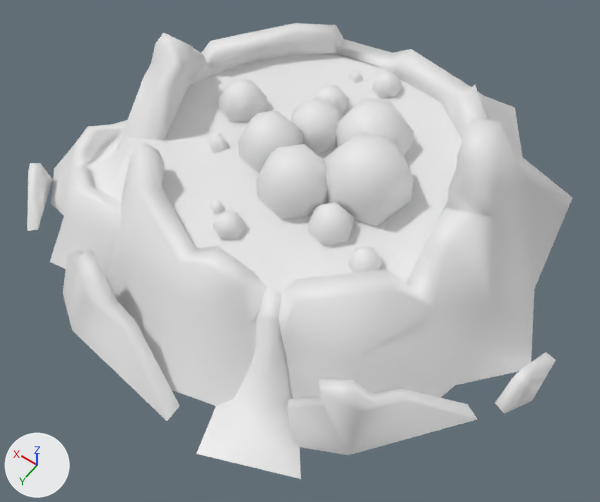
One commit to the OBJ model Assets/WorkAssets/Terrain/Mesh/v2_volcano_01.obj: the scene before it, then after it.
Both versions are drawn from a camera (50 mm lens) standing at (-1.63, 2.56, 3.55) and looking at (-0.1, 0.42, 0.19). The axes (+X, +Y, +Z) are drawn at lower left. The lights are the same throughout. Where no turn or scale is listed for an object, it has been applied to the vertices.

The scene before the commit, as lines of its bpy script (objects in view):
```python
me_v2_volcano_01 = bpy.data.meshes.new('v2_volcano_01')
me_v2_volcano_01.from_pydata(...)  # 502 vertices, 526 faces; spans x -1.44..1.52, y -1.41..1.53, z 0.0..0.96
me_v2_volcano_01.polygons.foreach_set('use_smooth', [True] * 526)
ob_v2_volcano_01 = bpy.data.objects.new('v2_volcano_01', me_v2_volcano_01)
ob_v2_volcano_01.location = (0.0, 0.0, 0.0)
```
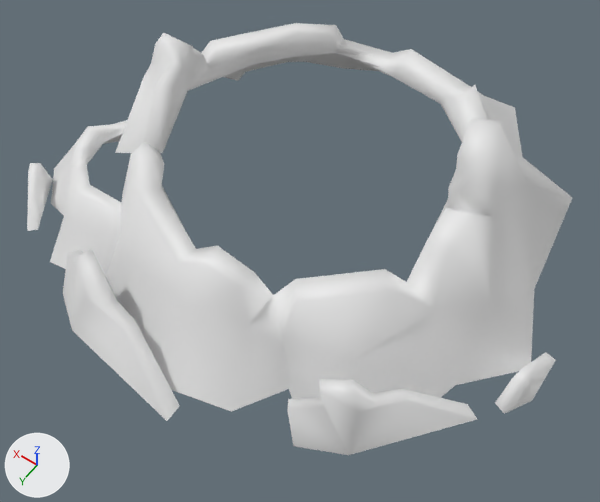
What differs and where, as boxes (x1, y1, x2, y2) in the pictures (600 x 502 px):
'v2_volcano_01', reshaped
    before: (27, 23, 572, 479)
    after: (27, 23, 572, 455)
part 1 of me_v2_volcano_01, deleted
    before: (162, 53, 462, 479)
part 2 of me_v2_volcano_01, deleted
    before: (87, 134, 170, 202)

Edits to the bpy script that builds the scene:
```text
Change me_v2_volcano_01:
    used by ob_v2_volcano_01; location = (0.0, 0.0, 0.0)
    remove me_v2_volcano_01.from_pydata(...)  # 502 vertices, 526 faces; spans x -1.44..1.52, y -1.41..1.53, z 0.0..0.96
    add me_v2_volcano_01.from_pydata(...)  # 232 vertices, 269 faces; spans x -1.44..1.52, y -1.41..1.48, z 0.0..0.96
    me_v2_volcano_01 part 1: 16 loose pieces with 262 vertices, spanning x -0.77..1.03, y -0.82..1.53, z 0.0..0.73, are deleted
    me_v2_volcano_01 part 2
    8 vertices are removed from x 0.66..1.07, y 0.32..0.75, z 0.28..0.43
    12 faces are deleted
```
